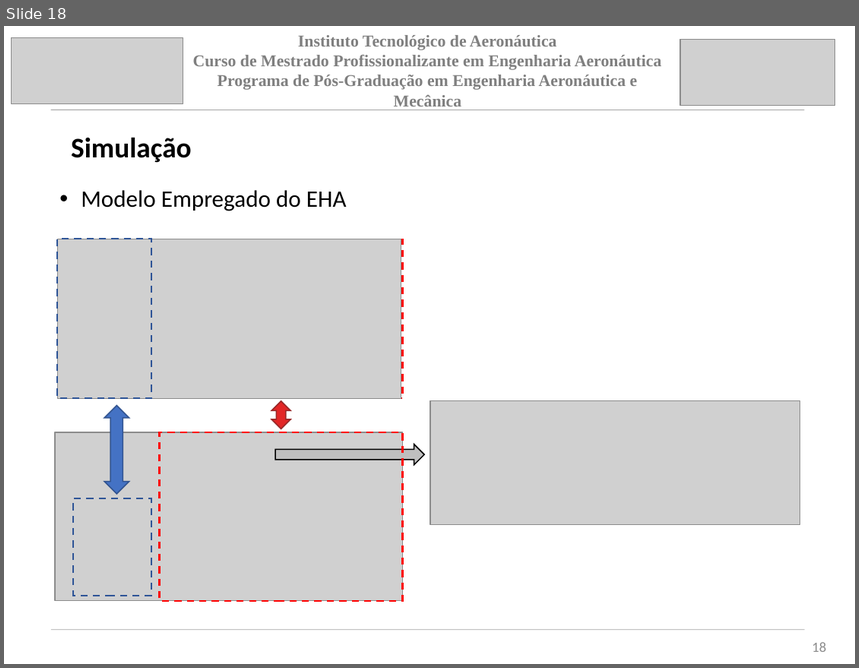
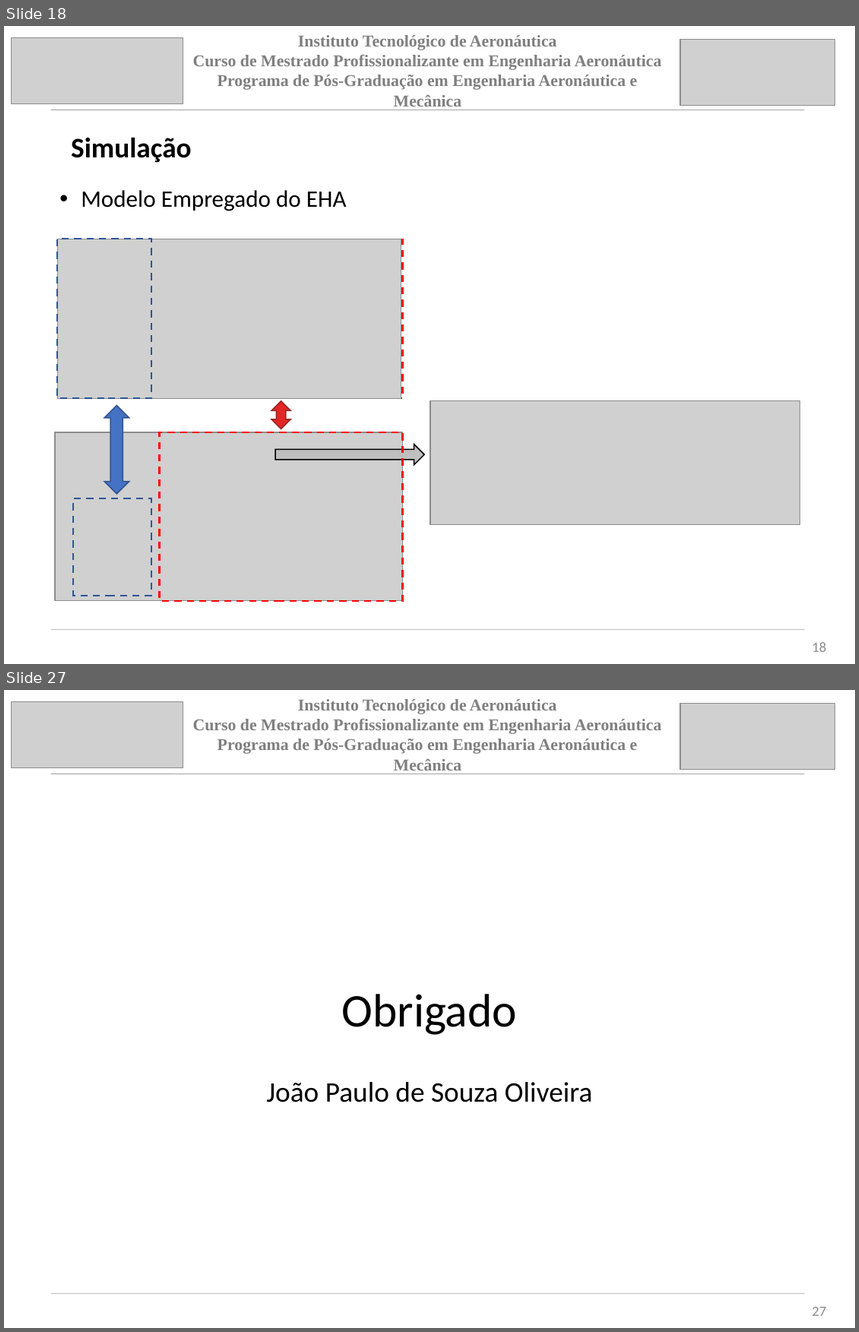
Before and after one commit to jpsoliv/MestradoJPSO, a slide deck: Apresentação/Apresentação_baixo_nivel.pptx. Shown one above the other, each under a label of ours: slide 18 before the commit, slides 18 and 27 after it; the slides between them are not shown. The pictures are 859x668 and 859x1332 pixels, drawn with LibreOffice and Linux fonts; fonts in the diff are those of the drawing; grey boxes stand for pictures. Boxes give left, top, right and bottom in pixels: in the first picture for what was removed or moved away, otherwise in the second. Text is boxed around its words. In the diff, an @@ line names an element or a change of style, - is before the commit and + after.

```diff
--- a/Apresentação/Apresentação_baixo_nivel.pptx
+++ b/Apresentação/Apresentação_baixo_nivel.pptx
@@ slide 27 added at box(4, 690, 855, 1328), background #FFFFFF @@
@@ picture added at box(11, 702, 183, 768) @@
@@ text added at box(193, 699, 662, 774), 14 pt, text #7F7F7F, bold @@
+Instituto Tecnológico de Aeronáutica
+Curso de Mestrado Profissionalizante em Engenharia Aeronáutica
+Programa de Pós-Graduação em Engenharia Aeronáutica e Mecânica
@@ picture added at box(680, 704, 835, 770) @@
@@ line added from (51, 774) to (804, 774), #A5A5A5 0.51 pt @@
@@ title added at box(342, 994, 518, 1035), 39.6 pt, text #000000 @@
+Obrigado
@@ subtitle added at box(266, 1082, 593, 1103), 24 pt, text #000000 @@
+João Paulo de Souza Oliveira
@@ line added from (52, 1294) to (804, 1294), #A5A5A5 0.51 pt @@
@@ page number added at box(812, 1307, 826, 1316), 12 pt, text #8C8C8C @@
+27
```
Also in this commit, not shown: 2 slides changed, 6 other slides added, 7 slides removed, 10 other files.
